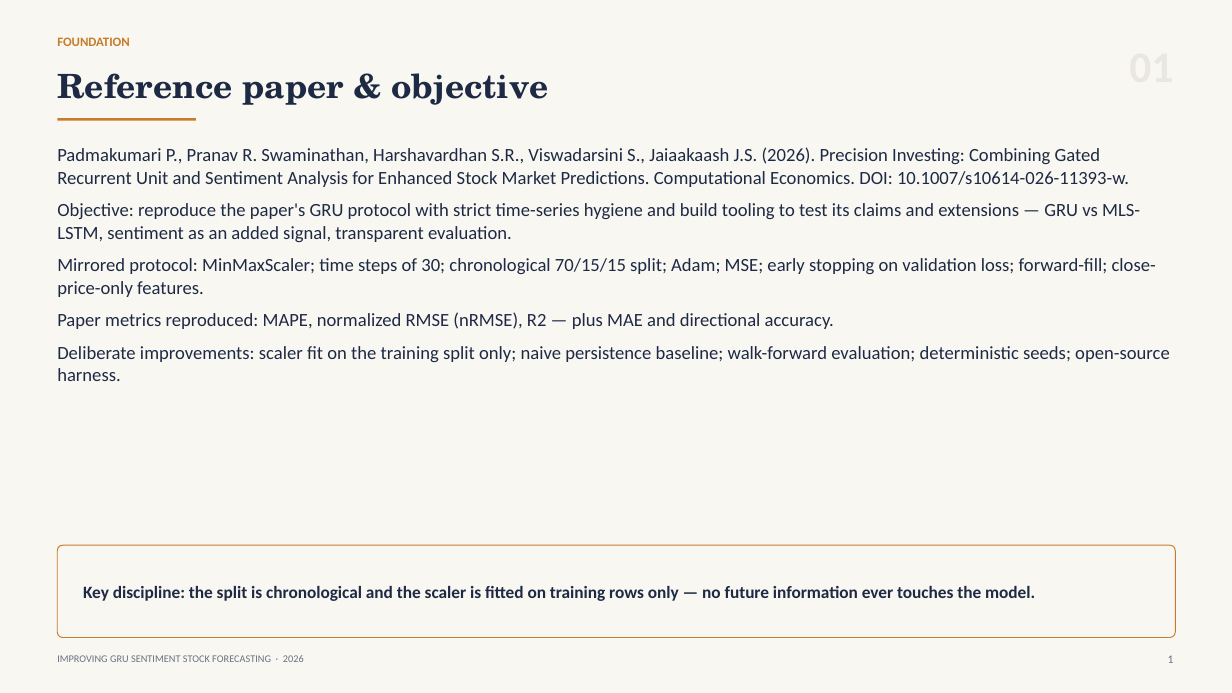
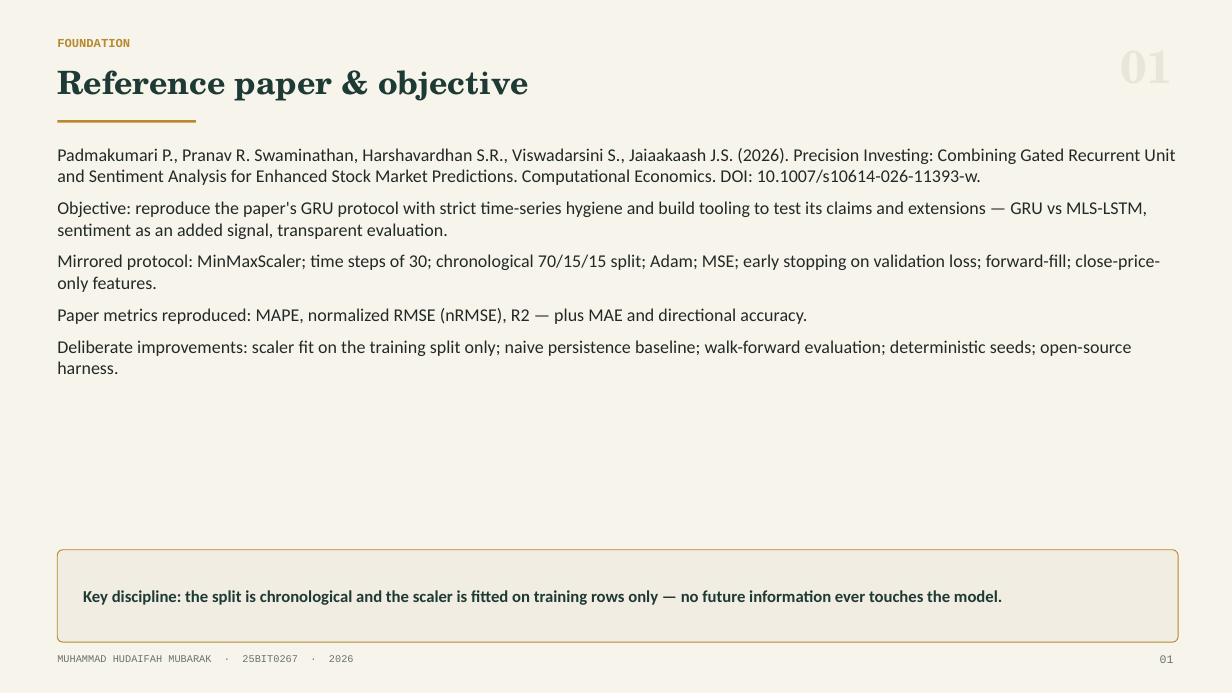
Before and after one commit to hudaifahwins/improving-gru-sentiment-stock-forecasting-padmakumari-maam, a slide deck: slide 2 of PROJECT_PRESENTATION.pptx. Drawn at 1232x693 pixels with LibreOffice and Linux fonts; fonts in the diff are those of the drawing. Boxes give left, top, right and bottom in pixels: in the first picture for what was removed or moved away, otherwise in the second. Text is boxed around its words. In the diff, an @@ line names an element or a change of style, - is before the commit and + after.

Commit message:
design: unify pine/brass palette across deck and report; verified zero-overlap deck

```diff
--- a/PROJECT_PRESENTATION.pptx
+++ b/PROJECT_PRESENTATION.pptx
@@ rectangle at box(0, 0, 1232, 693): fill #F8F7F2 to #F7F4EC @@
@@ text "FOUNDATION" at box(57, 39, 130, 47): size 10 to 9.5 pt, font Calibri to Courier New, text colour #C87B28 to #B8892F @@
@@ text "Reference paper & objective" at box(57, 70, 529, 101): size 26 to 25 pt, text colour #1E2A44 to #1E3A34 @@
@@ text "Padmakumari P., Pranav R. Swaminathan, ..." at box(57, 148, 1175, 374): size 14.5 to 14 pt, text colour #1E2A44 to #222A26 @@
@@ rectangle at box(57, 120, 196, 123): fill #C87B28 to #B8892F @@
@@ rounded rectangle: place and size @@
-rounded rectangle at box(57, 545, 1176, 638)
+rounded rectangle at box(57, 550, 1178, 642)
@@ rounded rectangle at box(57, 550, 1178, 642): fill #F8F7F2 to #F1EDE2; outline #C87B28 0.75 pt to #B8892F 0.75 pt @@
@@ text "Key discipline: the split is ..." at box(83, 590, 1002, 605): size 13.5 to 13 pt, text colour #1E2A44 to #1E3A34 @@
@@ text at box(57, 655, 354, 662): text changed; font Calibri to Courier New; text colour #6A7280 to #6B736B @@
-IMPROVING GRU SENTIMENT STOCK FORECASTING · 2026
+MUHAMMAD HUDAIFAH MUBARAK · 25BIT0267 · 2026
@@ text at box(1160, 655, 1174, 663): text changed; font Calibri to Courier New; text colour #6A7280 to #6B736B @@
-1
+01
```
Also in this commit, not shown: 11 other slides changed, 1 other file.
